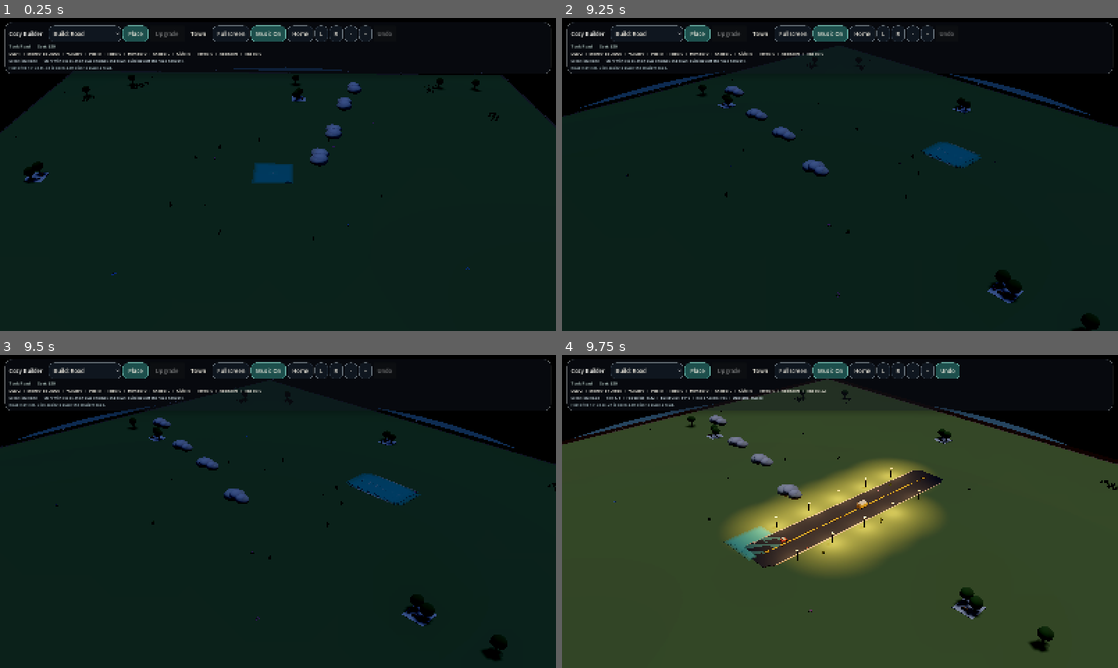
Above: before the commit, frames 1-4 (two rows, left to right).
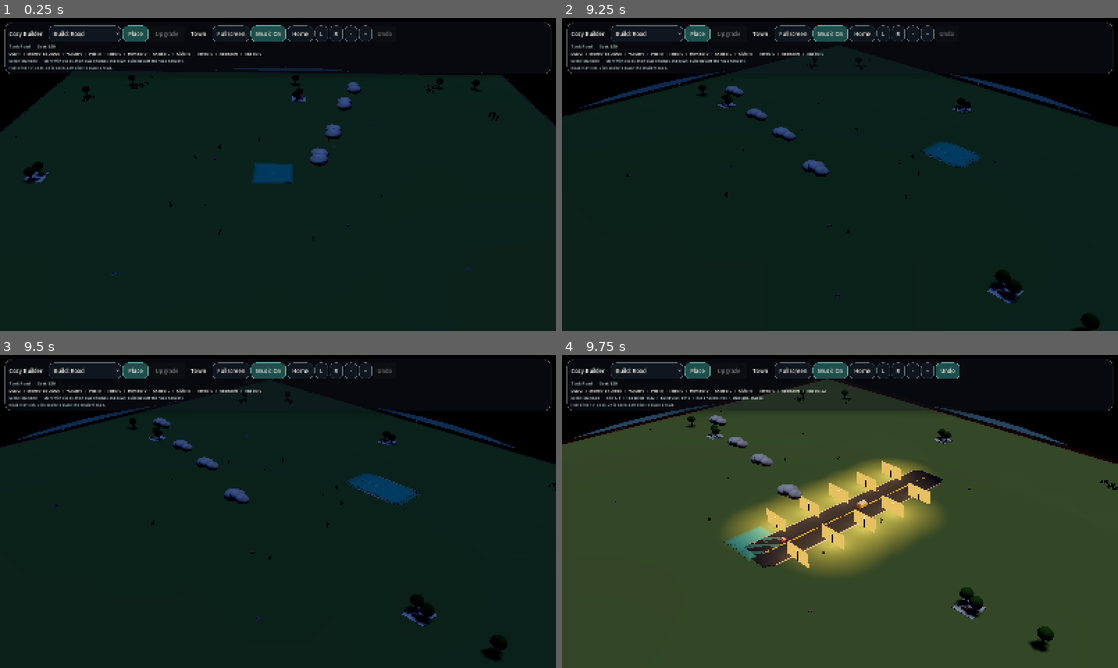
Above: after the commit, the same moments.

Repository: johnswaffles/my-backend-api
Game: Godot game, scene res://scenes/main_scene.tscn
Two runs of this game, one before a commit and one after it. Both use one fixed random seed, a clock stepped at 60 frames per second and the inputs below.
Inputs (mouse positions are in pixels of both pictures, inside the frame that each line leads up to):
- Up to frame 1 (0.25 s): no input
- Up to frame 2 (9.25 s): click "Build: Road" at 0.5 s; click "Place" at 1.25 s; click "Town" at 2 s; click "Home" at 2.75 s; click "L" at 3.5 s; click "R" at 4.25 s; click "-" at 5 s; click "+" at 5.75 s; click "Music On" at 6.5 s; click "R" at 7.25 s; click "Music Off" at 8 s; move the mouse to (962, 158) at 8.77 s; hold D from 8.78 s (still down); tap 1 at 8.85 s; click (962, 158) at 8.92 s
- Up to frame 3 (9.5 s): keep holding D
- Up to frame 4 (9.75 s): release D at 9.5 s; drag from (728, 527) to (812, 574) at 9.52 s

Frames 1-3 are identical in both runs. In frame 4, 1.4% of the frame differs, in the area x 36-67%, y 33-68%.
Error before the commit: Invalid call. Nonexistent function 'lock' in base 'Image'. (res://scripts/building_system.gd:4830)
Error after the commit: Invalid call. Nonexistent function 'lock' in base 'Image'. (res://scripts/building_system.gd:4839)

Commit message:
Make road lamp glow pools consistent

Diff:
--- a/cozy-builder-godot/scripts/building_system.gd
+++ b/cozy-builder-godot/scripts/building_system.gd
@@ -4810,17 +4810,26 @@
 
 
 func _add_light_pool_local(position_3d: Vector3, parent: Node, glow_color: Color, alpha: float, energy: float, radius: float, height: float) -> void:
-	var decal := Decal.new()
-	decal.position = position_3d
-	decal.size = Vector3(maxf(2.2, radius * 5.0), 0.12, maxf(2.2, radius * 5.0))
-	decal.texture_emission = _ensure_lamp_glow_texture(glow_color, alpha)
-	decal.emission_energy = energy
-	decal.albedo_mix = 0.0
-	decal.normal_fade = 0.0
-	decal.upper_fade = 0.0
-	decal.lower_fade = 0.0
-	decal.distance_fade_enabled = false
-	parent.add_child(decal)
+	var glow := MeshInstance3D.new()
+	var mesh := PlaneMesh.new()
+	mesh.size = Vector2(maxf(2.6, radius * 5.8), maxf(2.6, radius * 5.8))
+	glow.mesh = mesh
+	var material := StandardMaterial3D.new()
+	material.shading_mode = BaseMaterial3D.SHADING_MODE_UNSHADED
+	material.transparency = BaseMaterial3D.TRANSPARENCY_ALPHA
+	material.cull_mode = BaseMaterial3D.CULL_DISABLED
+	material.albedo_color = Color(glow_color.r, glow_color.g, glow_color.b, 1.0)
+	material.albedo_texture = _ensure_lamp_glow_texture(glow_color, alpha)
+	material.emission_enabled = true
+	material.emission = glow_color
+	material.emission_energy_multiplier = energy
+	material.roughness = 1.0
+	material.metallic_specular = 0.0
+	glow.material_override = material
+	glow.cast_shadow = GeometryInstance3D.SHADOW_CASTING_SETTING_OFF
+	glow.position = position_3d + Vector3(0.0, 0.012, 0.0)
+	glow.rotation_degrees.x = -90.0
+	parent.add_child(glow)
 
 
 func _ensure_lamp_glow_texture(glow_color: Color, alpha: float) -> Texture2D:
Not shown, changed: public/godot-playtest/index.html
Not shown, changed: public/godot-playtest/index.pck
